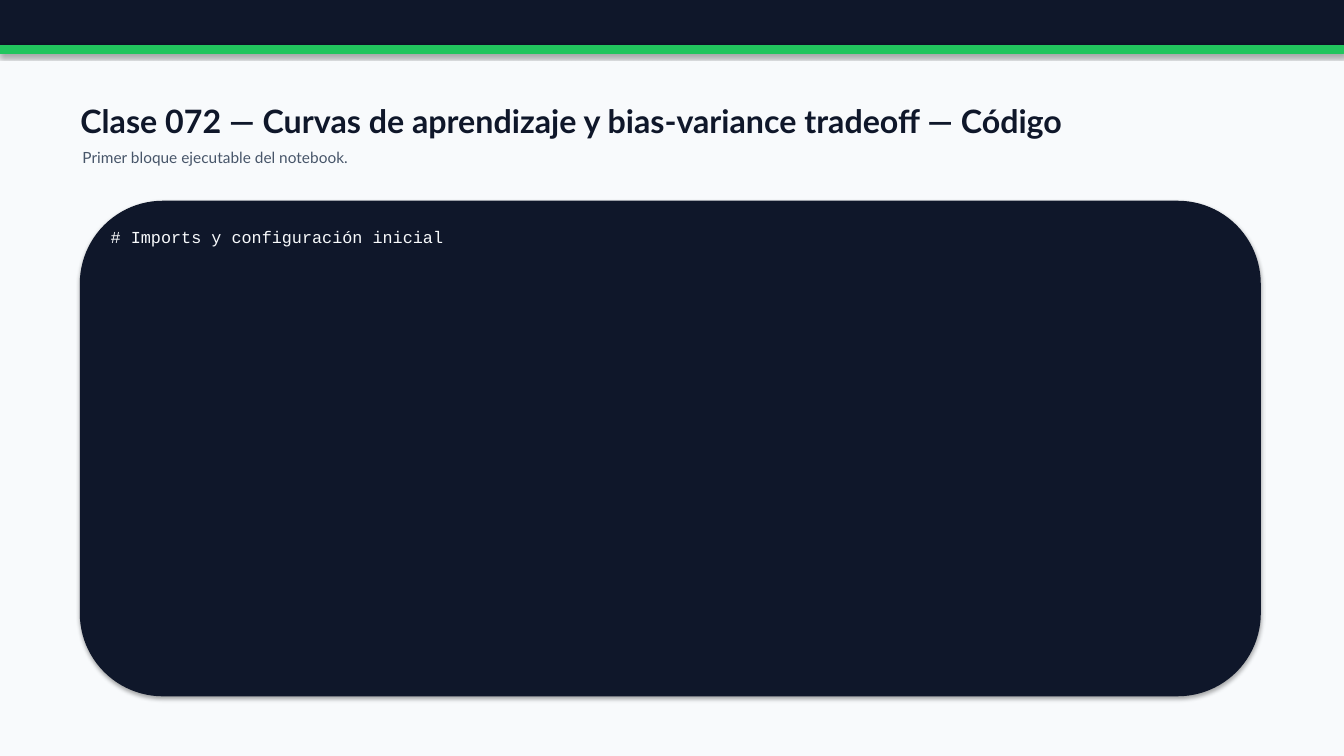
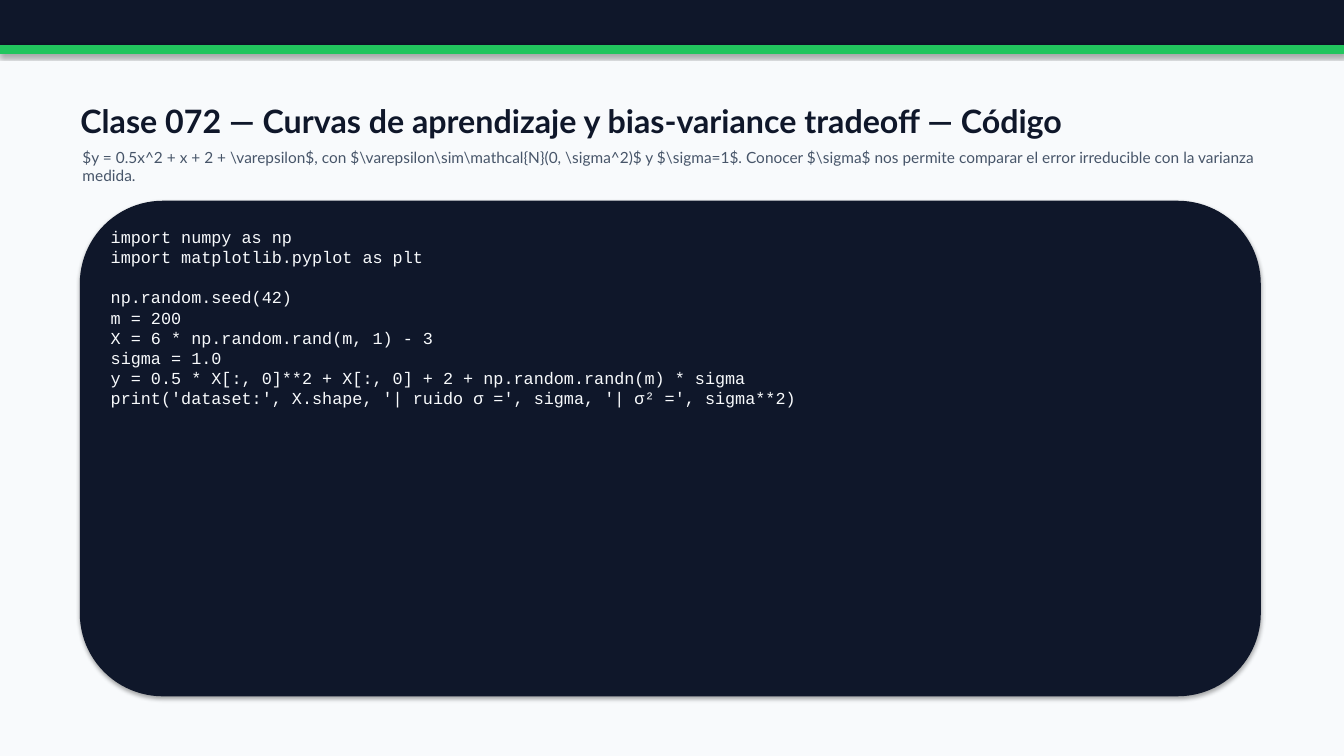
Before and after one commit to vladimiracunadev-create/python-data-science-bootcamp, a slide deck: slide 119 of docs/presentaciones/parts/parte-1-machine-learning-clasico-completa.pptx. Drawn at 1344x756 pixels with LibreOffice and Linux fonts; fonts in the diff are those of the drawing. Boxes give left, top, right and bottom in pixels: in the first picture for what was removed or moved away, otherwise in the second. Text is boxed around its words. In the diff, an @@ line names an element or a change of style, - is before the commit and + after.

```diff
--- a/docs/presentaciones/parts/parte-1-machine-learning-clasico-completa.pptx
+++ b/docs/presentaciones/parts/parte-1-machine-learning-clasico-completa.pptx
@@ text at box(82, 150, 1254, 181): text changed @@
-Primer bloque ejecutable del notebook.
+$y = 0.5x^2 + x + 2 + \varepsilon$, con $\varepsilon\sim\mathcal{N}(0, \sigma^2)$ y $\sigma=1$. Conocer $\sigma$ nos permite comparar el error irreducible con la varianza medida.
@@ text at box(111, 231, 796, 408): text changed @@
-# Imports y configuración inicial
+import numpy as np
+import matplotlib.pyplot as plt
+np.random.seed(42)
+m = 200
+X = 6 * np.random.rand(m, 1) - 3
+sigma = 1.0
+y = 0.5 * X[:, 0]**2 + X[:, 0] + 2 + np.random.randn(m) * sigma
+print('dataset:', X.shape, '| ruido σ =', sigma, '| σ² =', sigma**2)
```
Also in this commit, not shown: 42 other slides changed, 19 other files.
